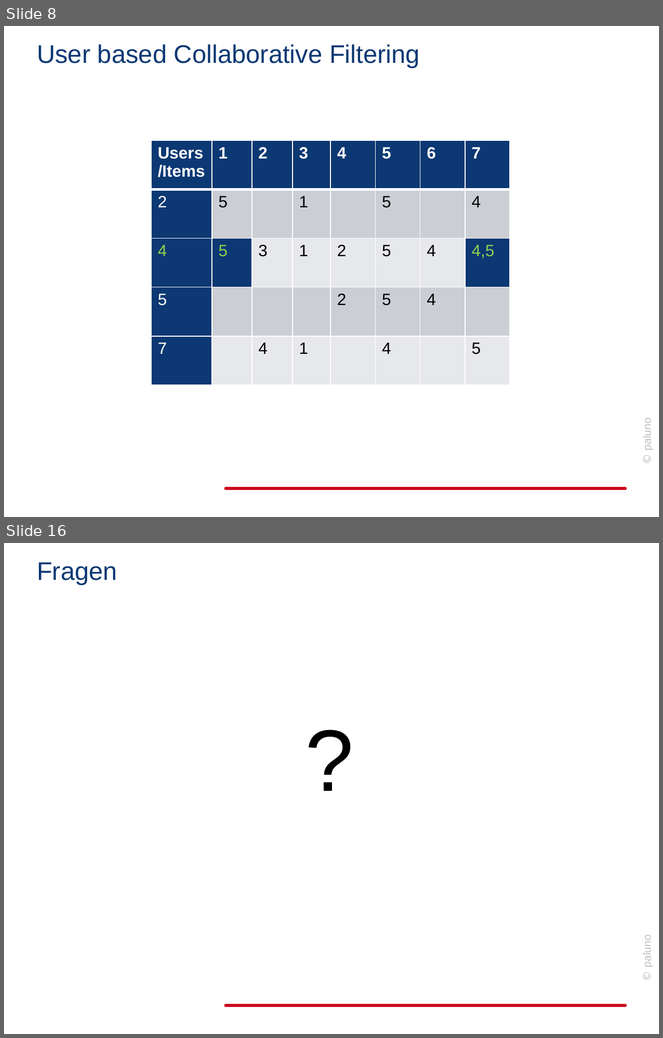
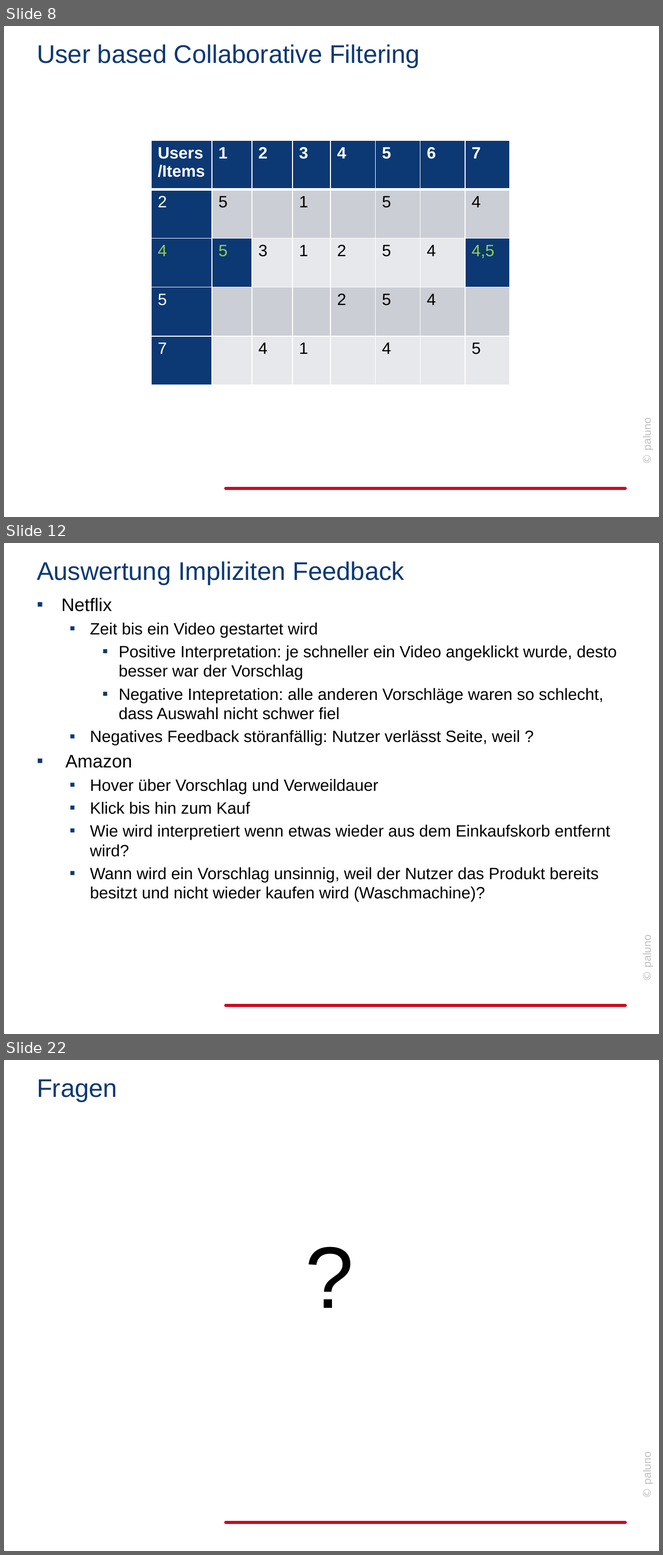
Before and after one commit to jabuettner/citavi, a slide deck: Diss (repo)/Recommender.pptx. Shown one above the other, each under a label of ours: slides 8 and 16 before the commit, slides 8, 12 and 22 after it; the slides between them are not shown. The pictures are 663x1038 and 663x1555 pixels, drawn with LibreOffice and Linux fonts; fonts in the diff are those of the drawing; background and template pictures are left out. Boxes give left, top, right and bottom in pixels: in the first picture for what was removed or moved away, otherwise in the second. Text is boxed around its words. In the diff, an @@ line names an element or a change of style, - is before the commit and + after.

```diff
--- a/Diss (repo)/Recommender.pptx
+++ b/Diss (repo)/Recommender.pptx
@@ slide 12 added at (4, 543, 659, 1034), background #FFFFFF; not listed: 2 template elements that a slide beside it also shows @@
@@ title added at (37, 561, 404, 585), 28 pt, text #0C3873 @@
+Auswertung Impliziten Feedback
@@ text added at (61, 598, 617, 902), 18 pt, text #000000 @@
+▪ Netflix
+  ▪ Zeit bis ein Video gestartet wird
+    ▪ Positive Interpretation: je schneller ein Video angeklickt wurde, desto besser war der Vorschlag
+    ▪ Negative Intepretation: alle anderen Vorschläge waren so schlecht, dass Auswahl nicht schwer fiel
+  ▪ Negatives Feedback störanfällig: Nutzer verlässt Seite, weil ?
+▪ Amazon
+  ▪ Hover über Vorschlag und Verweildauer
+  ▪ Klick bis hin zum Kauf
+  ▪ Wie wird interpretiert wenn etwas wieder aus dem Einkaufskorb entfernt wird?
+  ▪ Wann wird ein Vorschlag unsinnig, weil der Nutzer das Produkt bereits besitzt und nicht wieder kaufen wird (Waschmachine)?
@@ what was slide 16 is now slide 22 @@
```
Also in this commit, not shown: 5 slides changed, 11 other slides added, 11 slides removed, 5 other files.
